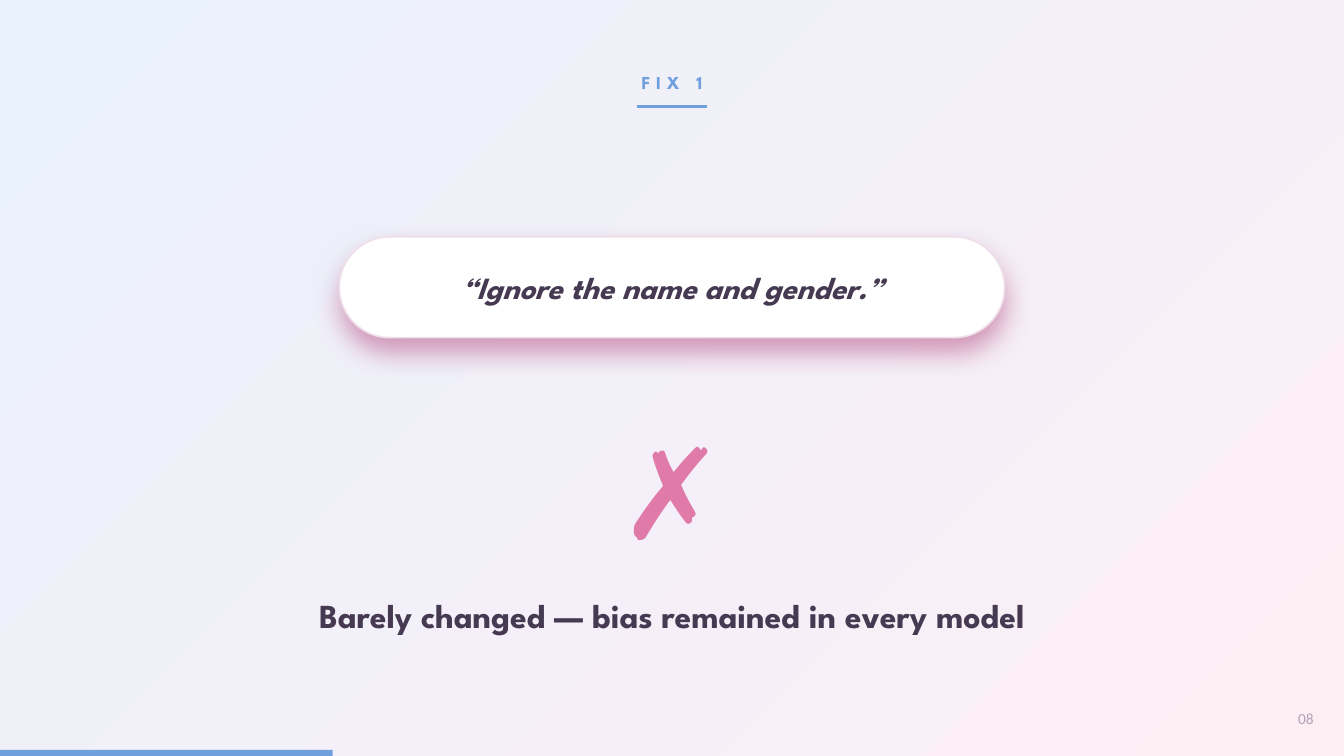
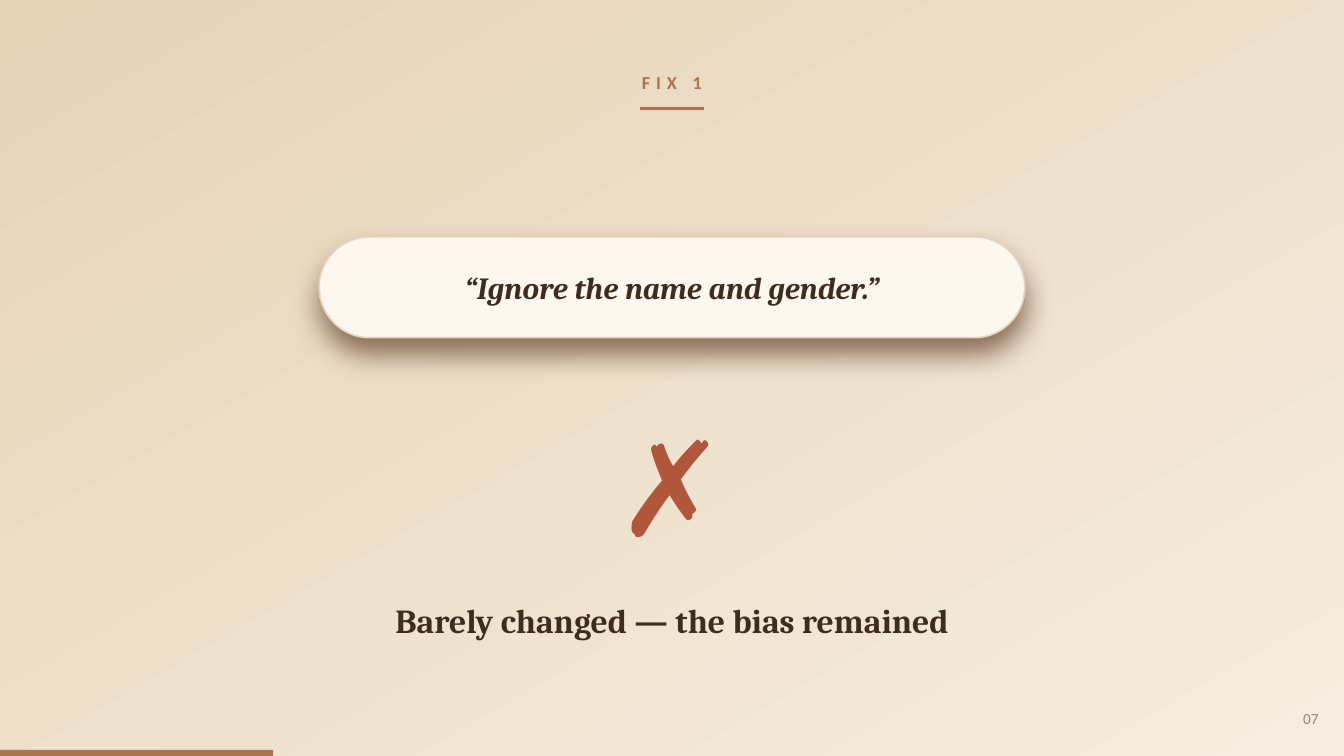
Before and after one commit to pwagle16/visual_communication, a slide deck: slide 7 of presentation/gender_bias_llm_hiring.pptx (slide 8 before the commit). Drawn at 1344x756 pixels with LibreOffice and Linux fonts; fonts in the diff are those of the drawing. Boxes give left, top, right and bottom in pixels: in the first picture for what was removed or moved away, otherwise in the second. Text is boxed around its words. In the diff, an @@ line names an element or a change of style, - is before the commit and + after.

```diff
--- a/presentation/gender_bias_llm_hiring.pptx
+++ b/presentation/gender_bias_llm_hiring.pptx
@@ rectangle at <box>0,0,1344,756</box>: fill gradient #FDEEF4 to #E9F1FC to gradient #F5EDDF to #E7D3B8 @@
@@ text "FIX 1" at <box>642,77,702,89</box>: font League Spartan to Calibri, text colour #6FA0DD to #A9744F @@
@@ elbow line moved from (637, 107) - (708, 107) to (640, 109) - (705, 109) @@
@@ elbow line (640, 109) - (705, 109): stroke #6FA0DD 2.2 pt to #A9744F 2.2 pt @@
@@ text "“Ignore the name and gender.”" at <box>465,277,879,306</box>: font League Spartan to Cambria, text colour #463A53 to #3E2C1E @@
@@ rounded rectangle: place and size @@
-rounded rectangle at <box>340,237,1005,338</box>
+rounded rectangle at <box>320,237,1025,338</box>
@@ rounded rectangle at <box>320,237,1025,338</box>: fill #FFFFFF to #FCF7EF; outline #EFDFE9 1.2 pt to #E4D5C0 1.2 pt; shadow changed @@
@@ text "✗": place and size @@
-text "✗" at <box>511,418,834,560</box>
+text "✗" at <box>511,408,834,560</box>
@@ text "✗" at <box>511,408,834,560</box>: size 90 to 94 pt, text colour #E07AA8 to #B0563A @@
@@ text at <box>395,609,949,641</box>: text changed; font League Spartan to Cambria; text colour #463A53 to #3E2C1E @@
-Barely changed — bias remained in every model
+Barely changed — the bias remained
@@ text at <box>1303,714,1319,724</box>: text changed; text colour #B0A4BB to #9B8571 @@
-08
+07
@@ rectangle: place and size @@
-rectangle at <box>0,750,333,756</box>
+rectangle at <box>0,750,273,756</box>
@@ rectangle at <box>0,750,273,756</box>: fill #6FA0DD to #A9744F @@
```
Also in this commit, not shown: 7 other slides changed, 3 slides added, 4 slides removed, 1 other file.
